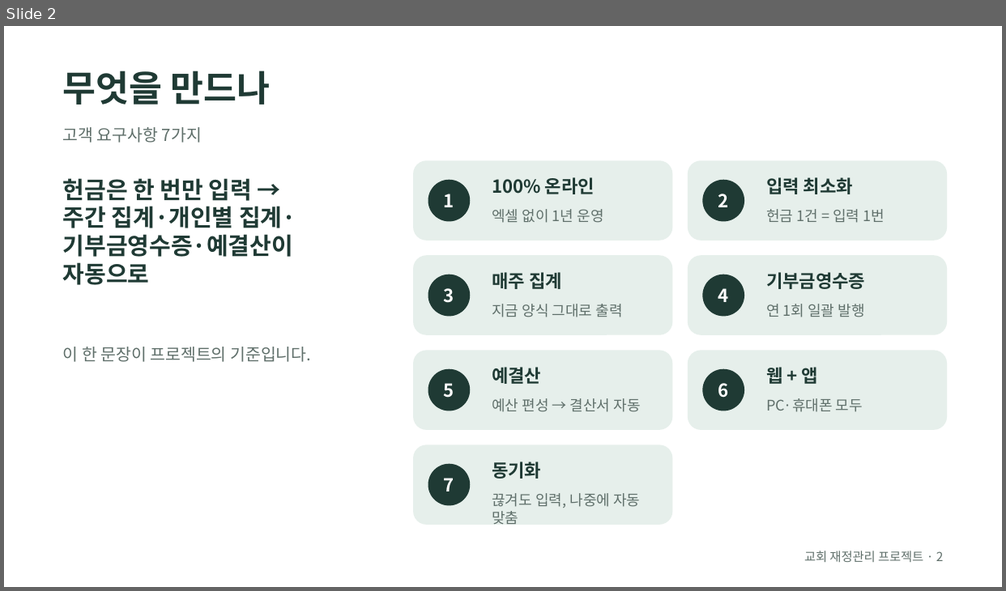
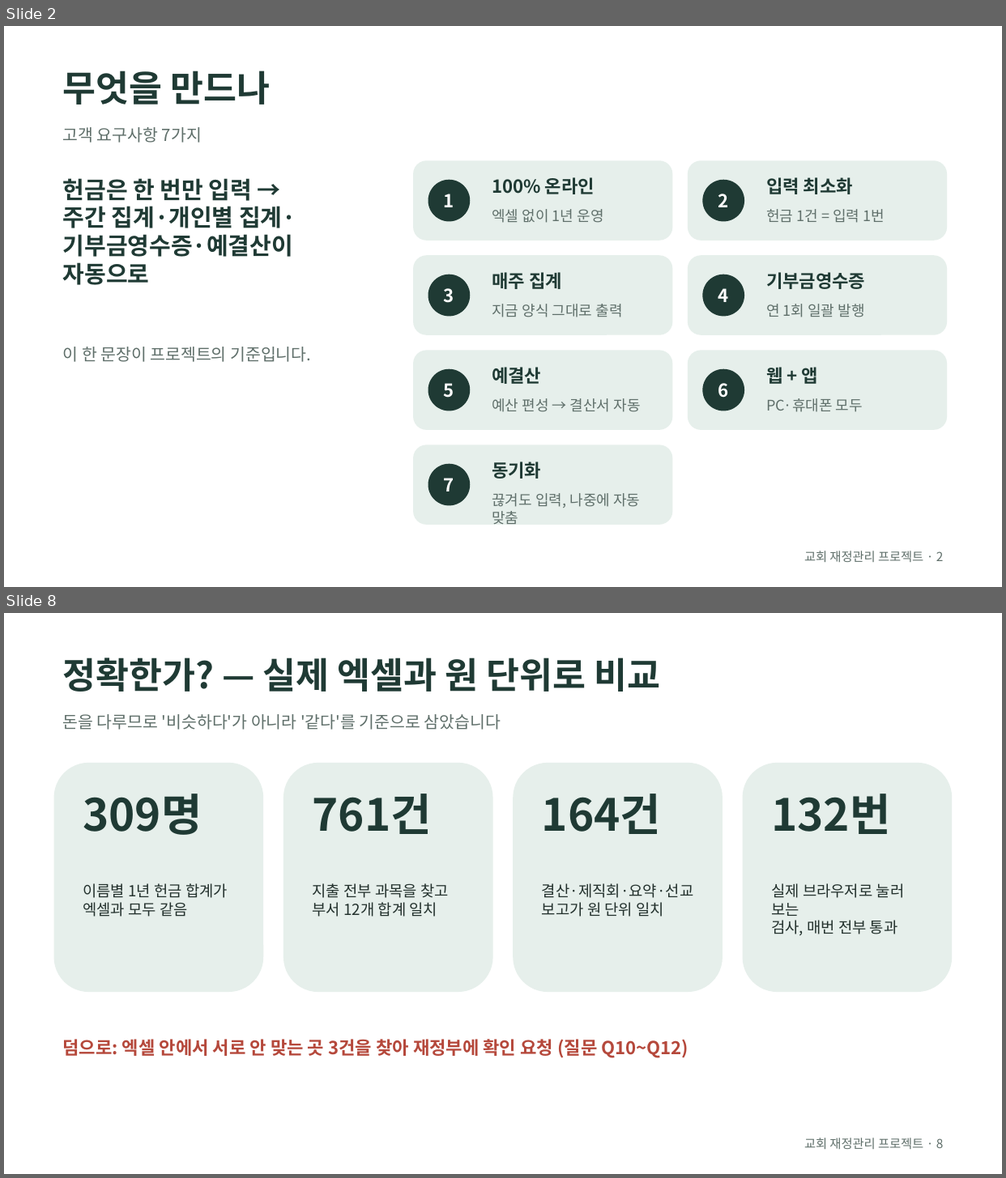
Before and after one commit to webyigit/wweebbyyii, a slide deck: church-finance/slides/history.odp. Shown one above the other, each under a label of ours: slide 2 before the commit, slides 2 and 8 after it; the slides between them are not shown. The pictures are 1006x591 and 1006x1178 pixels, drawn with LibreOffice and Linux fonts; fonts in the diff are those of the drawing. Boxes give left, top, right and bottom in pixels: in the first picture for what was removed or moved away, otherwise in the second. Text is boxed around its words. In the diff, an @@ line names an element or a change of style, - is before the commit and + after.

```diff
--- a/church-finance/slides/history.odp
+++ b/church-finance/slides/history.odp
@@ slide 8 added at <box>4,613,1002,1174</box>, background #FFFFFF @@
@@ text added at <box>63,658,661,692</box>, 28.7 pt, text #1F3A34, bold @@
+정확한가? — 실제 엑셀과 원 단위로 비교
@@ text added at <box>63,714,501,730</box>, 13.2 pt, text #5F6F6A @@
+돈을 다루므로 '비슷하다'가 아니라 '같다'를 기준으로 삼았습니다
@@ rounded rectangle added at <box>53,762,263,992</box>, fill #E6EFEB @@
@@ rounded rectangle added at <box>283,762,493,992</box>, fill #E6EFEB @@
@@ rounded rectangle added at <box>513,762,722,992</box>, fill #E6EFEB @@
@@ rounded rectangle added at <box>743,762,953,992</box>, fill #E6EFEB @@
@@ text added at <box>83,794,202,835</box>, 35.3 pt, text #1F3A34, bold @@
+309명
@@ text added at <box>313,794,432,834</box>, 35.3 pt, text #1F3A34, bold @@
+761건
@@ text added at <box>542,794,661,834</box>, 35.3 pt, text #1F3A34, bold @@
+164건
@@ text added at <box>771,794,890,834</box>, 35.3 pt, text #1F3A34, bold @@
+132번
@@ text added at <box>83,884,228,917</box>, 12.1 pt, text #22302C @@
+이름별 1년 헌금 합계가
+엑셀과 모두 같음
@@ text added at <box>313,884,449,917</box>, 12.1 pt, text #22302C @@
+지출 전부 과목을 찾고
+부서 12개 합계 일치
@@ text added at <box>542,884,693,917</box>, 12.1 pt, text #22302C @@
+결산·제직회·요약·선교
+보고가 원 단위 일치
@@ text added at <box>771,884,905,936</box>, 12.1 pt, text #22302C @@
+실제 브라우저로 눌러 보는
+검사, 매번 전부 통과
@@ text added at <box>63,1039,689,1059</box>, 14.3 pt, text #B5483B, bold @@
+덤으로: 엑셀 안에서 서로 안 맞는 곳 3건을 찾아 재정부에 확인 요청 (질문 Q10~Q12)
@@ text added at <box>804,1138,944,1149</box>, 9.9 pt, text #5F6F6A @@
+교회 재정관리 프로젝트 · 8
```
Also in this commit, not shown: 6 slides changed, 4 other slides added, 1 slide removed, 4 other files.
